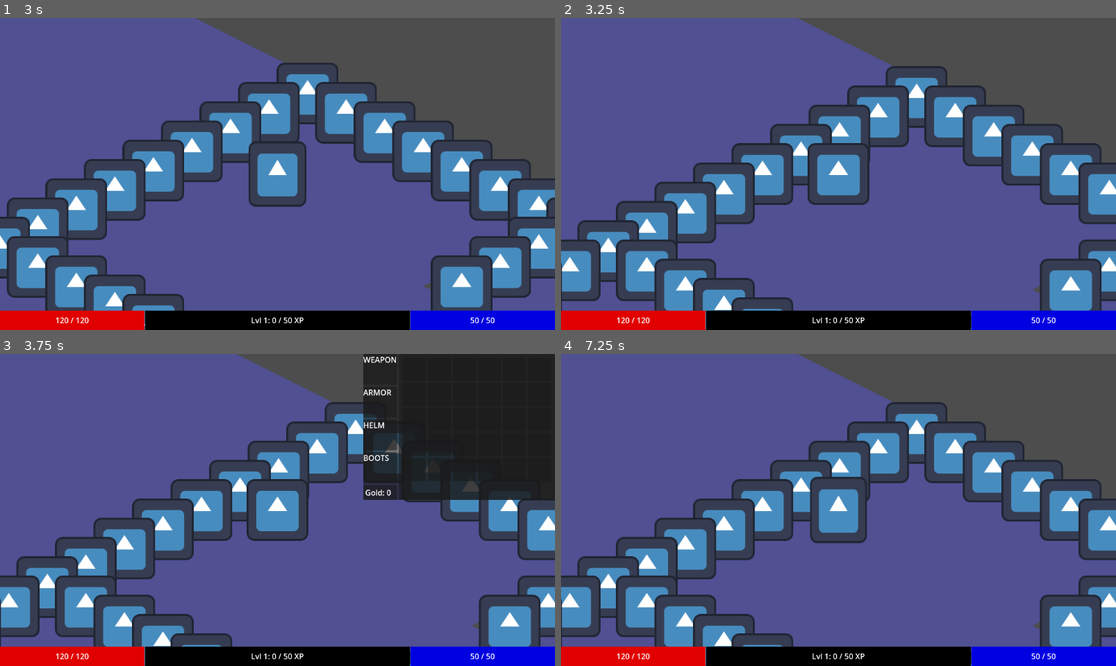
Above: before the commit, frames 1-4 (two rows, left to right).
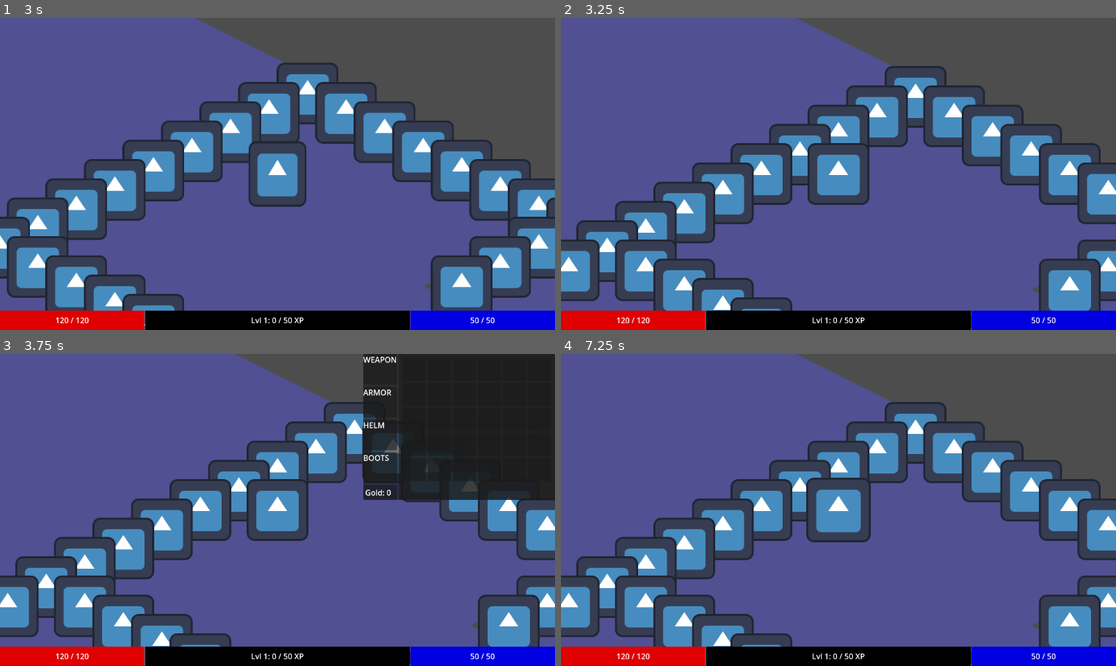
Above: after the commit, the same moments.

Repository: PietPadda/Godot_2D_ARPG
Game: Godot game, scene res://scenes/ui/main_menu.tscn
Same seed, same stepped clock (60 frames per second), same inputs: the game is played once before the commit and once after it. The engine's default icon, where the game draws it, is replaced by a stand-in: a white triangle on a blue panel in a dark square.
Inputs (mouse positions are in pixels of both pictures, inside the frame that each line leads up to):
- Up to frame 1 (3 s): click (22, 42) at 0.52 s; type "12" at 0.6 s; click "Host Game" at 1.25 s; tap Enter at 2 s; move the mouse to (399, 158) at 2.02 s; hold E (interact) 2.03-2.78 s; click (399, 158) at 2.17 s; tap Space at 2.75 s; move the mouse to (166, 189) at 2.77 s; click (166, 189) at 2.85 s
- Up to frame 2 (3.25 s): no input
- Up to frame 3 (3.75 s): move the mouse to (333, 441) at 3.52 s; tap I (toggle_character_sheet) at 3.6 s; click (333, 441) at 3.67 s
- Up to frame 4 (7.25 s): tap Enter at 4.25, 5.75 s; move the mouse to (938, 369) at 4.27 s; tap E (interact) at 4.35 s; click (938, 369) at 4.42 s; tap Space at 5, 6.5 s; move the mouse to (938, 400) at 5.02 s; press the mouse at (938, 400) at 5.03 s; move the mouse to (938, 435) at 5.77 s; release the mouse at (938, 435) at 5.78 s; tap I (toggle_character_sheet) at 5.85 s; click (938, 435) at 5.92 s; move the mouse to (866, 510) at 6.52 s; hold E (interact) from 6.53 s (still down); click (866, 510) at 6.67 s

Frame 1 is identical in both runs. In frame 2, 2.8% of the frame differs, in the area x 0-100%, y 0-100%; in frame 3, 2.3%; in frame 4, 3.4%.

Commit message:
refactor(movement): implement and correct final tween-based movement system

Diff:
--- a/scripts/components/grid_movement_component.gd
+++ b/scripts/components/grid_movement_component.gd
@@ -12,27 +12,22 @@
 const Player = preload("res://scripts/player/player.gd")
 
 # Component References
-@onready var character_body: CharacterBody2D = get_parent()
-@onready var stats_component: StatsComponent = character_body.get_node("StatsComponent")
+@onready var stats_component: StatsComponent = owner.get_node("StatsComponent")
 
 # Pathfinding State
 var move_path: PackedVector2Array = []
 # This flag will act as our "lock" to prevent interruptions.
 var is_moving: bool = false
-# We'll store the active target here.
-var current_target_pos: Vector2
-# We'll set this back to a small, reasonable value for precise point-to-point movement.
-const STOPPING_DISTANCE: float = 6.0
 # We need a reference to the actual chase target, not just the waypoints.
 # We'll add a variable to hold it.
 var chase_target: Node2D
 
 # We'll use this to track the character's current position on the grid.
 var _current_tile: Vector2i
-# We will create and manage a timer for handling blocked paths.
-var _repath_timer: Timer
 # We need to remember the tile we just left, so we can release it.
 var _previous_tile: Vector2i
+# We will keep a direct reference to our active tween.
+var _active_tween: Tween
 
 func _ready() -> void:
 	# We must wait a frame for the multiplayer authority to be assigned.
@@ -42,15 +37,9 @@
 	if owner.is_multiplayer_authority():
 		# Initial position update when the character first enters the scene.
 		_current_tile = Grid.world_to_map(owner.global_position)
+		_previous_tile = _current_tile
 		# Send the initial position via RPC to the server (player ID 1).
 		Grid.update_character_position.rpc_id(1, owner.get_path(), _current_tile)
-
-	# Create the patience timer.
-	_repath_timer = Timer.new()
-	_repath_timer.one_shot = true
-	_repath_timer.wait_time = 0.25 # A short wait of 250ms
-	_repath_timer.timeout.connect(_on_repath_timer_timeout)
-	add_child(_repath_timer)
 
 # Public API
 # Starts moving the character along a given path.
@@ -65,44 +54,48 @@
 	# set new path
 	move_path = path
 
-	# check if the first point is our current tile.
+	# Safety check to discard the first waypoint if we're already on it.
 	if not move_path.is_empty():
 		var first_point_tile = Grid.world_to_map(move_path[0])
-		var current_pos_tile = Grid.world_to_map(character_body.global_position)
+		var current_pos_tile = Grid.world_to_map(owner.global_position)
 		if first_point_tile == current_pos_tile:
 			move_path.remove_at(0) # If so, discard it.
 
-	_set_next_target()
+	# If there's still a path to follow, start the movement sequence.
+	if not move_path.is_empty():
+		_start_next_move_step()
+	else:
+		stop()
+		emit_signal("path_finished")
 
 # Stops all current movement immediately.
 func stop() -> void:
+	# When stopped, kill any active tween to prevent further movement.
+	if is_instance_valid(_active_tween):
+		_active_tween.kill()
+
 	# When we stop, we should release all occupied tiles except our current one.
 	if owner.is_multiplayer_authority():
 		Grid.release_all_but_current_tile.rpc_id(1, owner.get_path(), _current_tile)
 
 	move_path.clear() # clear the current path
 	is_moving = false # set to no longer moving
-	character_body.velocity = Vector2.ZERO # Ensure physics velocity is also stopped
-
-	# Only try to stop the timer if it has been created.
-	if is_instance_valid(_repath_timer):
-		# ensure the timer is stopped.
-		_repath_timer.stop()
+	owner.velocity = Vector2.ZERO # Ensure physics velocity is also stopped
 
 # Internal Logic
-# Sets the next tile in the path as the active target.
-func _set_next_target() -> bool:
+# This function now creates and starts the Tween for one step of the path.
+func _start_next_move_step() -> bool:
+	# Kill the previous tween before starting a new one.
+	if is_instance_valid(_active_tween):
+		_active_tween.kill()
+
 	# if move path is finished
 	if move_path.is_empty():
 		is_moving = false
-		character_body.velocity = Vector2.ZERO
 		return false # and end (bool allows func call)
 
 	# "Peek" at the next waypoint's tile.
 	var next_tile = Grid.world_to_map(move_path[0])
-
-	# THE LOGIC SHIFT: Before we move, our previous tile is our current tile.
-	_previous_tile = _current_tile
 
 	# Proactively occupy the next tile. We send the request to the server.
 	if owner.is_multiplayer_authority():
@@ -110,65 +103,55 @@
 		Grid.occupy_tile.rpc_id(1, owner.get_path(), next_tile)
 
 	# NOTE: We are assuming the occupation will succeed. The server is the authority.
-	# The path we received was already checked for validity.
-	if is_instance_valid(_repath_timer):
-		_repath_timer.stop() # No need to wait.
 	is_moving = true # still moving
-	current_target_pos = move_path[0] # set new target
-	move_path.remove_at(0) # remove it
+
+	# PackedVector2Array doesn't have pop_front().
+	# We get the target at index 0, then remove it.
+	var target_world_pos = move_path[0]
+	move_path.remove_at(0)
+
+	var move_speed = stats_component.get_total_stat("move_speed")
+	var distance = owner.global_position.distance_to(target_world_pos)
+
+	# Prevent division by zero.
+	if move_speed <= 0:
+		return false
+	var duration = distance / move_speed
+
+	# Assign the new tween to our reference variable.
+	_active_tween = create_tween().set_trans(Tween.TRANS_LINEAR)
+	_active_tween.tween_property(owner, "global_position", target_world_pos, duration)
+	# When the tween finishes, call our arrival function.
+	_active_tween.tween_callback(_on_move_step_finished) # Call this function when done.
 	return true # continue moving (bool allows func call)
 
+# This is our new "arrival" function. It's called when the tween is done.
+func _on_move_step_finished():
+	# We only update our logical tiles AFTER the move is complete.
+	# Our "previous" tile is now the tile we were just on.
+	_previous_tile = _current_tile
+	# Our "current" tile is now the one we just arrived at.
+	_current_tile = Grid.world_to_map(owner.global_position)
+
+	# NOW we can authoritatively release the actual previous tile.
+	if owner.is_multiplayer_authority():
+		Grid.release_occupied_tile.rpc_id(1, owner.get_path(), _previous_tile)
+
+	emit_signal("waypoint_reached")
+
+	if not _start_next_move_step():
+		# If there are no more steps, the path is finished.
+		emit_signal("path_finished")
+
 func _physics_process(_delta: float) -> void:
-	# We no longer care about the physical tile position during movement.
-	# The logic for updating _current_tile here is REMOVED.
-
+	# This function is now only for checking game logic, not for movement.
 	if not is_moving:
 		return
 
-	#  We add a new, higher-priority check.
-	# If we have a chase_target and are within its attack range, our job is done.
+	# This safety check is still crucial!
 	if is_instance_valid(chase_target):
 		var attack_range = stats_component.get_total_stat("range")
-		if character_body.global_position.distance_to(chase_target.global_position) <= attack_range:
-			stop() # Stop moving.
-			emit_signal("path_finished") # Announce that we are finished.
+		if owner.global_position.distance_to(chase_target.global_position) <= attack_range:
+			stop()
+			emit_signal("path_finished")
 			return
-
-	# Check if we've arrived at the current waypoint.
-	if character_body.global_position.distance_to(current_target_pos) < STOPPING_DISTANCE:
-		# We have arrived at our destination. NOW we update our logical position.
-		_current_tile = Grid.world_to_map(current_target_pos)
-
-		# We have arrived at the 'current_tile'. Now we release the 'previous_tile'.
-		if owner.is_multiplayer_authority():
-			Grid.release_occupied_tile.rpc_id(1, owner.get_path(), _previous_tile)
-
-		# We emit the signal BEFORE getting the next waypoint.
-		# This lets any listener (like a state machine) react to the progress.
-		emit_signal("waypoint_reached")
-
-		# If we've arrived, try to get the next waypoint.
-		if not _set_next_target():
-			# If there are no more waypoints, the path is finished.
-			emit_signal("path_finished")
-		return
-
-	# If we haven't arrived, calculate velocity and move.
-	var direction = character_body.global_position.direction_to(current_target_pos)
-	var move_speed = stats_component.get_total_stat("move_speed")
-	character_body.velocity = direction * move_speed
-	character_body.move_and_slide()
-
-	# After movement, we check if the character has moved to a new tile.
-	var new_tile: Vector2i = Grid.world_to_map(owner.global_position)
-	if new_tile != _current_tile:
-		_current_tile = new_tile
-
-# --- Signal Handlers ---
-# This function runs after our short "patience" delay.
-func _on_repath_timer_timeout() -> void:
-	# After waiting, we try one more time to get the next target.
-	if not _set_next_target():
-		# If it's STILL blocked, then it's a serious problem.
-		# NOW we emit the signal to tell our brain to find a whole new path.
-		emit_signal("waypoint_reached")
